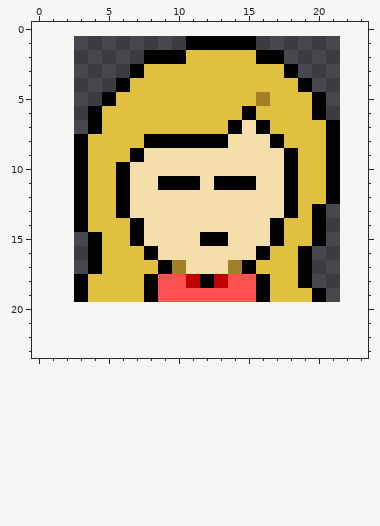
One commit to this pixel-art sprite: Smileys/lemmings/lix-ashamed.png. The first picture shows the starting point.
The file is 19x19 pixels. The old version is drawn lined up with the new one, on the new canvas.
After the commit:
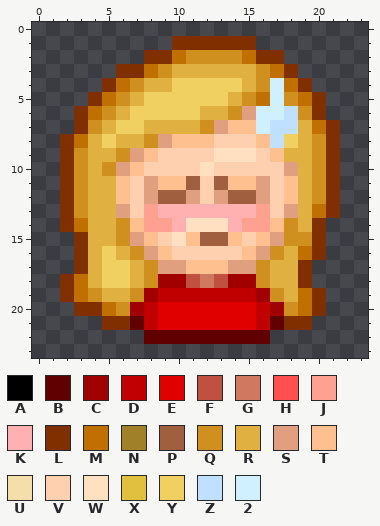
Palette (. is transparent): A #000000  B #600000  C #a00000  D #c00000  E #e00000  F #c05040  G #d07860  H #ff5050  J #ffa090  K #ffb0b0  L #803000  M #c07000  N #a08028  P #a06040  Q #d09020  R #e0b040  S #e0a080  T #ffc090  U #f4deaa  V #ffd0b0  W #ffe0c0  X #e1c040  Y #f0d060  Z #c0e0ff  2 #d0f0ff
Edits made:
canvas 19x19 -> 24x24, the old top-left corner now at 3,1
@@ x 0..23 @@
  0 ........................
- 1 ...........AAAAA........
- 2 ........AAAXXXXXAA......
- 3 .......AXXXXXXXXXXA.....
- 4 ......AXXXXXXXXXXXXA....
- 5 .....AXXXXXXXXXXNXXXA...
- 6 ....AXXXXXXXXXXAXXXXA...
- 7 ....AXXXXXXXXXAUAXXXXA..
- 8 ...AXXXXAAAAAAUUUAXXXA..
- 9 ...AXXXAUUUUUUUUUUAXXA..
-10 ...AXXAUUUUUUUUUUUAXXA..
-11 ...AXXAUUAAAUAAAUUAXXA..
-12 ...AXXAUUUUUUUUUUUAXXA..
-13 ...AXXAUUUUUUUUUUUAXA...
-14 ...AXXXAUUUUUUUUUAXXA...
-15 ....AXXAUUUUAAUUUAXXA...
-16 ....AXXXAUUUUUUUAXXA....
-17 ....AXXXXANUUUNAXXXA....
-18 ...AXXXXAHHDADHHAXXA....
-19 ...AXXXXAHHHHHHHAXXXA...
-20 ........................
-21 ........................
-22 ........................
+ 1 ..........LLLLLL........
+ 2 ........LLMQQQQMLL......
+ 3 ......LLMQRRRRRRQML.....
+ 4 .....LMQRRYYYYYRQ2ML....
+ 5 ....LMQRYYYYYYRQM2QML...
+ 6 ...LMQRYYYYYRRQS22ZQL...
+ 7 ...LQRYYRRRRQSTT2ZZRML..
+ 8 ..LMRYRRQSTTTVVVTZYRQL..
+ 9 ..LQRRQSTVVVVWWWVTRRQL..
+10 ..LQRQSTVVVVWVVVVVSRQL..
+11 ..LQRRTVSTTPVPTTSVTRQL..
+12 ..LQRRTVSPPSVSPPSVTRQL..
+13 ..LQRRSVJKKKKKKKJVSRML..
+14 ..LMRRQTJJKWWWKJJTQRL...
+15 ...LRRQSTVWTPPTVTSQQL...
+16 ...LRYRQSTVVVVVTSQRML...
+17 ...LRYYRQSSTTTSSQRRL....
+18 ..LMRYYRQCCFGFCCQRRL....
+19 ..LMQRRQCDDDDDDDCQRML...
+20 ...LLMQCDEEEEEEEDCQML...
+21 .....LLBDEEEEEEEDBLL....
+22 ........BBBBBBBBB.......
 23 ........................
Pixel boxes of the changes (left, top, right, bottom) in both pictures:
changed: (60, 36, 340, 344)
